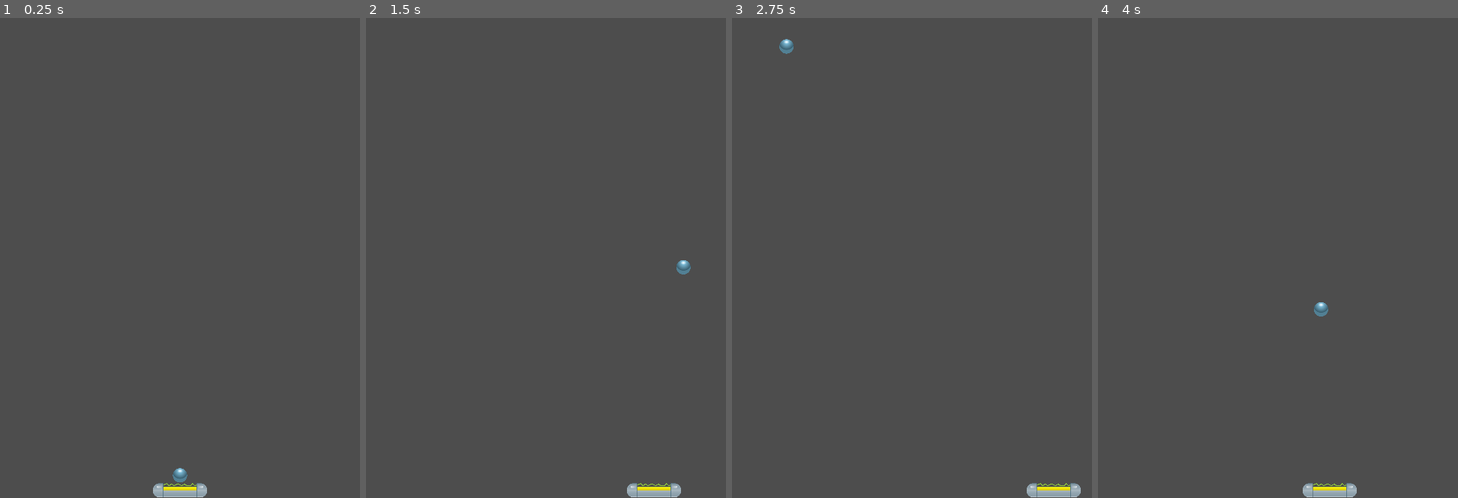
Above: before the commit, frames 1-4 (left to right).
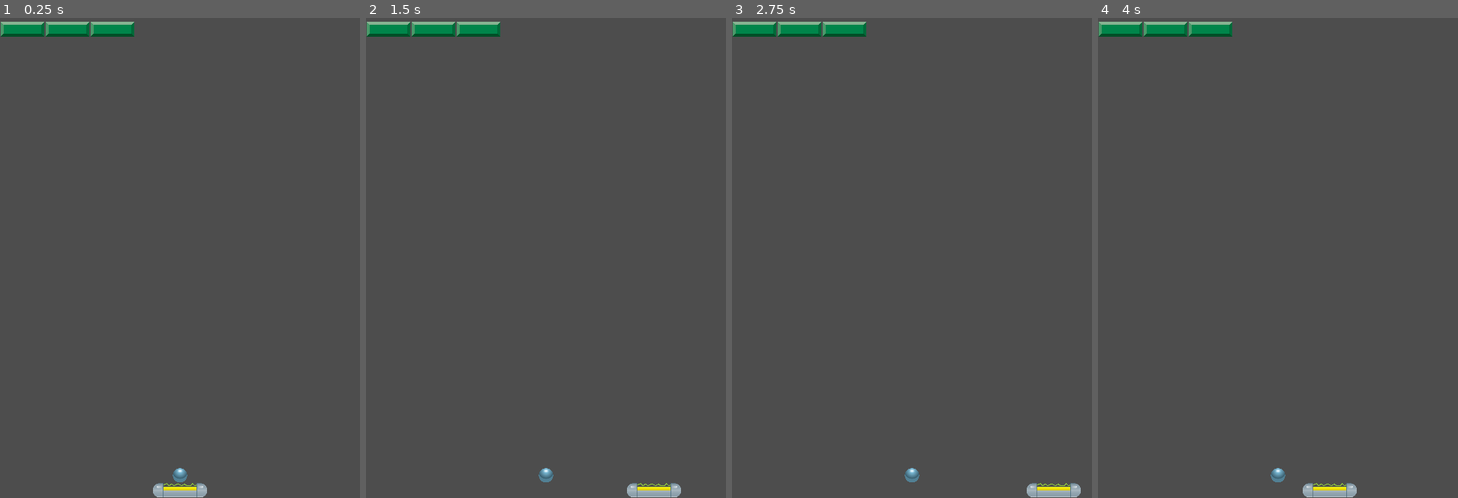
Above: after the commit, the same moments.

Repository: GiovanniCst/breakout
Game: Godot game, scene res://main.tscn
Two runs of this game, one before a commit and one after it. Both use one fixed random seed, a clock stepped at 60 frames per second and the inputs below.
Inputs:
- Up to frame 1 (0.25 s): no input
- Up to frame 2 (1.5 s): tap Enter (launch) at 0.5, 0.6, 1.35 s; hold Right (move_right) 0.53-1.28 s; hold Left (move_left) from 1.28 s (still down)
- Up to frame 3 (2.75 s): release Left (move_left) at 2.03 s; hold Right (move_right) from 2.03 s (still down); tap Enter (launch) at 2.1 s
- Up to frame 4 (4 s): tap Enter (launch) at 2.85, 3.6 s; release Right (move_right) at 3.53 s; hold Left (move_left) from 3.53 s (still down)

The runs differ from the first frame. In frame 1, 1.1% of the frame differs, in the area x 0-38%, y 0-4%; in frame 2, 1.3%; in frame 3, 1.3%, in the area x 0-53%, y 0-97%; in frame 4, 1.3%.
Error before the commit: Cannot call method 'instantiate' on a null value. (res://scripts/main.gd:69)
Error after the commit: Parse Error: Identifier "GameManager" not declared in the current scope. (res://scripts/ball.gd:8)

Commit message:
Implement global game state management and refactor ball speed

Diff:
--- a/scripts/ball.gd
+++ b/scripts/ball.gd
@@ -1,12 +1,13 @@
 extends CharacterBody2D
 
-@export var speed = 400
 var launched = false
 var paddle_node: Node2D = null # Reference to the paddle
 
 func _ready():
 	# Initial direction (can be randomized or set by main scene)
-	velocity = Vector2(1, -1).normalized() * speed
+	velocity = Vector2(1, -1).normalized() * GameManager.base_ball_speed
+	# Connect to GameManager's ball_speed_increased signal
+	GameManager.connect("ball_speed_increased", update_speed)
 
 func _physics_process(delta):
 	if not launched and is_instance_valid(paddle_node):
@@ -22,8 +23,8 @@
 
 func launch():
 	launched = true
-	# Re-initialize velocity when launched
-	velocity = Vector2(1, -1).normalized() * speed
+	# Re-initialize velocity when launched, using current speed from GameManager
+	velocity = Vector2(1, -1).normalized() * GameManager.get_current_ball_speed()
 
 func reset():
 	print("Ball reset called!")
@@ -31,12 +32,15 @@
 	# Reset position to paddle or center, to be handled by main scene
 	# For now, just stop movement
 	velocity = Vector2.ZERO
+	# Reset ball speed to base speed from GameManager on reset
+	GameManager.destroyed_bricks_count = 0 # Reset destroyed bricks count in GameManager
+	GameManager.emit_signal("ball_speed_increased", GameManager.base_ball_speed) # Reset ball speed
 
 func update_speed(new_speed: float):
 	# Update the speed and maintain the current direction
-	speed = new_speed
-	velocity = velocity.normalized() * speed
-	print("Ball speed updated to: ", speed)
+	# Note: The 'speed' variable in ball.gd is no longer @exported, it's managed by GameManager
+	velocity = velocity.normalized() * new_speed
+	print("Ball speed updated to: ", new_speed)
 
 func set_paddle_reference(paddle: Node2D):
 	paddle_node = paddle
--- /dev/null
+++ b/scripts/game_manager.gd
@@ -0,0 +1,85 @@
+extends Node
+
+# Game State Variables
+var score = 0
+var lives = 3
+var current_level = 1
+var high_score = 0
+
+# Ball Acceleration
+var destroyed_bricks_count = 0
+var ball_acceleration_rate = 1.0 # Initial acceleration rate
+var base_ball_speed = 400 # Initial ball speed, moved from ball.gd
+
+# Game Signals
+signal score_updated(new_score)
+signal lives_updated(new_lives)
+signal level_completed(level)
+signal game_over()
+signal ball_speed_increased(new_speed) # This signal is now emitted by GameManager
+
+func _ready():
+	# Load high score from user data if available
+	load_high_score()
+
+func add_score(amount: int):
+	score += amount
+	emit_signal("score_updated", score)
+	print("Score: ", score)
+
+func lose_life():
+	lives -= 1
+	emit_signal("lives_updated", lives)
+	print("Lives: ", lives)
+	if lives <= 0:
+		emit_signal("game_over")
+		print("Game Over!")
+
+func reset_game():
+	score = 0
+	lives = 3
+	current_level = 1
+	destroyed_bricks_count = 0
+	ball_acceleration_rate = 1.0 # Reset acceleration rate
+	emit_signal("score_updated", score)
+	emit_signal("lives_updated", lives)
+	print("Game reset!")
+
+func next_level():
+	current_level += 1
+	emit_signal("level_completed", current_level)
+	print("Advancing to Level ", current_level)
+	# Reset destroyed bricks count for the new level
+	destroyed_bricks_count = 0
+	# Potentially increase base ball speed or acceleration rate for new level
+	# For now, just reset destroyed_bricks_count
+
+func update_high_score():
+	if score > high_score:
+		high_score = score
+		save_high_score()
+		print("New High Score: ", high_score)
+
+func save_high_score():
+	var file = FileAccess.open("user://highscore.save", FileAccess.WRITE)
+	if file:
+		file.store_line(str(high_score))
+		file.close()
+
+func load_high_score():
+	if FileAccess.file_exists("user://highscore.save"):
+		var file = FileAccess.open("user://highscore.save", FileAccess.READ)
+		if file:
+			high_score = int(file.get_line())
+			file.close()
+			print("Loaded High Score: ", high_score)
+
+func _on_brick_destroyed():
+	destroyed_bricks_count += 1
+	print("GameManager: Bricks destroyed: ", destroyed_bricks_count)
+
+	var new_speed = base_ball_speed + (destroyed_bricks_count * ball_acceleration_rate)
+	emit_signal("ball_speed_increased", new_speed) # Emit signal for ball to update its speed
+
+func get_current_ball_speed():
+	return base_ball_speed + (destroyed_bricks_count * ball_acceleration_rate)
--- a/scripts/main.gd
+++ b/scripts/main.gd
@@ -10,13 +10,9 @@
 @export var brick_spacing_x: float = 5.0 # Horizontal spacing between bricks
 @export var brick_spacing_y: float = 5.0 # Vertical spacing between rows
 
-@export var ball_acceleration_rate: float = 1.0 # How much ball speed increases per destroyed brick
-
 @onready var paddle = $Paddle
 @onready var ball = $Ball
 @onready var bricks_node = $Bricks # Reference to the Bricks Node2D
-
-var destroyed_bricks_count = 0 # Counter for destroyed bricks
 
 # Paths to non-cracked brick textures (odd numbers from 01 to 19)
 var non_cracked_brick_textures = [
@@ -58,7 +54,7 @@
 	for child in bricks_node.get_children():
 		child.queue_free()
 
-	destroyed_bricks_count = 0 # Reset destroyed bricks count for new level/population
+	GameManager.destroyed_bricks_count = 0 # Reset destroyed bricks count for new level/population
 
 	var current_x = 0.0
 	var current_y = brick_start_y
@@ -69,8 +65,8 @@
 			var new_brick = brick_scene.instantiate()
 			bricks_node.add_child(new_brick)
 
-			# Connect the brick_destroyed signal
-			new_brick.connect("brick_destroyed", _on_brick_destroyed)
+			# Connect the brick_destroyed signal to GameManager
+			new_brick.connect("brick_destroyed", GameManager._on_brick_destroyed)
 
 			# Randomly select a non-cracked brick texture
 			var random_texture_path = non_cracked_brick_textures[randi() % non_cracked_brick_textures.size()]
@@ -79,15 +75,6 @@
 			new_brick.position = Vector2(current_x + SCALED_BRICK_WIDTH / 2, current_y + SCALED_BRICK_HEIGHT / 2) # Position brick by its center
 			current_x += SCALED_BRICK_WIDTH + brick_spacing_x
 		current_y += SCALED_BRICK_HEIGHT + brick_spacing_y
-
-func _on_brick_destroyed():
-	destroyed_bricks_count += 1
-	print("Bricks destroyed: ", destroyed_bricks_count)
-
-	if is_instance_valid(ball):
-		var new_ball_speed = ball.speed + (destroyed_bricks_count * ball_acceleration_rate)
-		ball.update_speed(new_ball_speed)
-		print("Ball speed increased to: ", new_ball_speed)
 
 func _input(_event):
 	if Input.is_action_just_pressed("launch"): # Use global Input check
Not shown, changed: README.md
